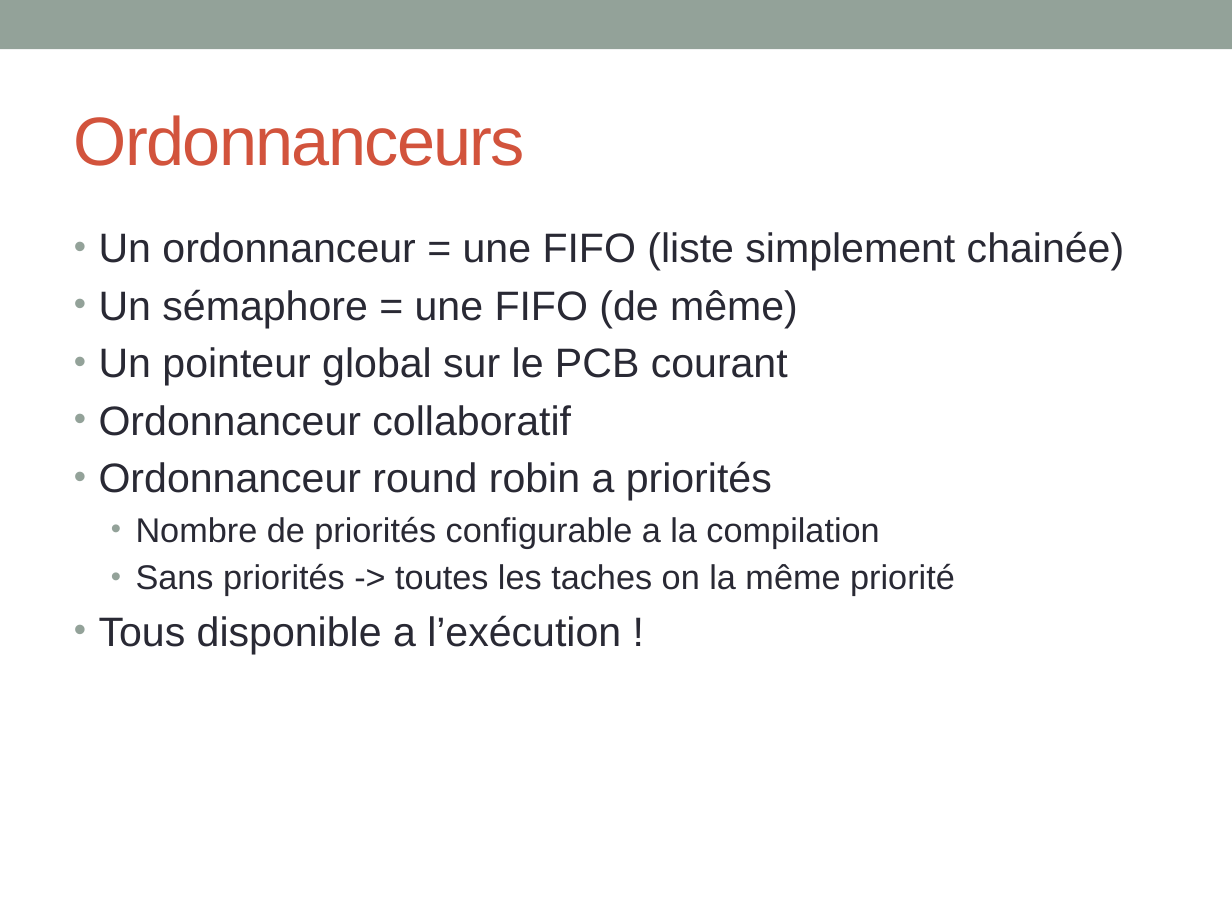
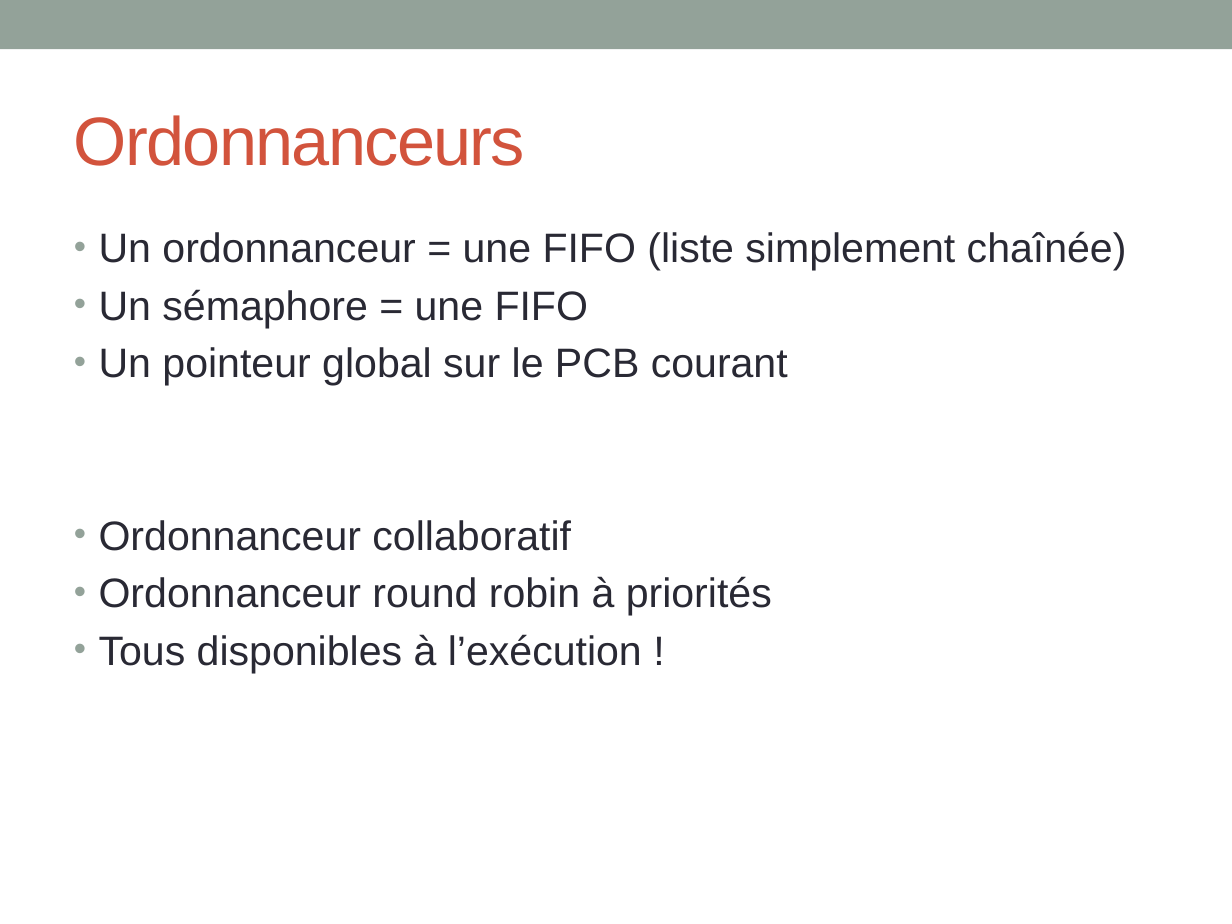
Before and after one commit to INSA-4IF-H4404-2013-2014/RaspiKernel, a slide deck: slide 3 of ppt/presentation.pptx (slide 2 before the commit). Drawn at 1232x924 pixels with LibreOffice and Linux fonts; fonts in the diff are those of the drawing. Boxes give left, top, right and bottom in pixels: in the first picture for what was removed or moved away, otherwise in the second. Text is boxed around its words. In the diff, an @@ line names an element or a change of style, - is before the commit and + after.

```diff
--- a/ppt/presentation.pptx
+++ b/ppt/presentation.pptx
@@ text at <box>99,231,1127,328</box>: text changed @@
-• Un ordonnanceur = une FIFO (liste simplement chainée)
-• Un sémaphore = une FIFO (de même)
+• Un ordonnanceur = une FIFO (liste simplement chaînée)
+• Un sémaphore = une FIFO
@@ text at <box>99,576,772,673</box>: text changed; size 20 to 24 pt @@
-• Ordonnanceur round robin a priorités
-  • Nombre de priorités configurable a la compilation
-  • Sans priorités -> toutes les taches on la même priorité
-• Tous disponible a l’exécution !
+• Ordonnanceur round robin à priorités
+• Tous disponibles à l’exécution !
```
Also in this commit, not shown: 2 other slides changed, 3 slides added.
